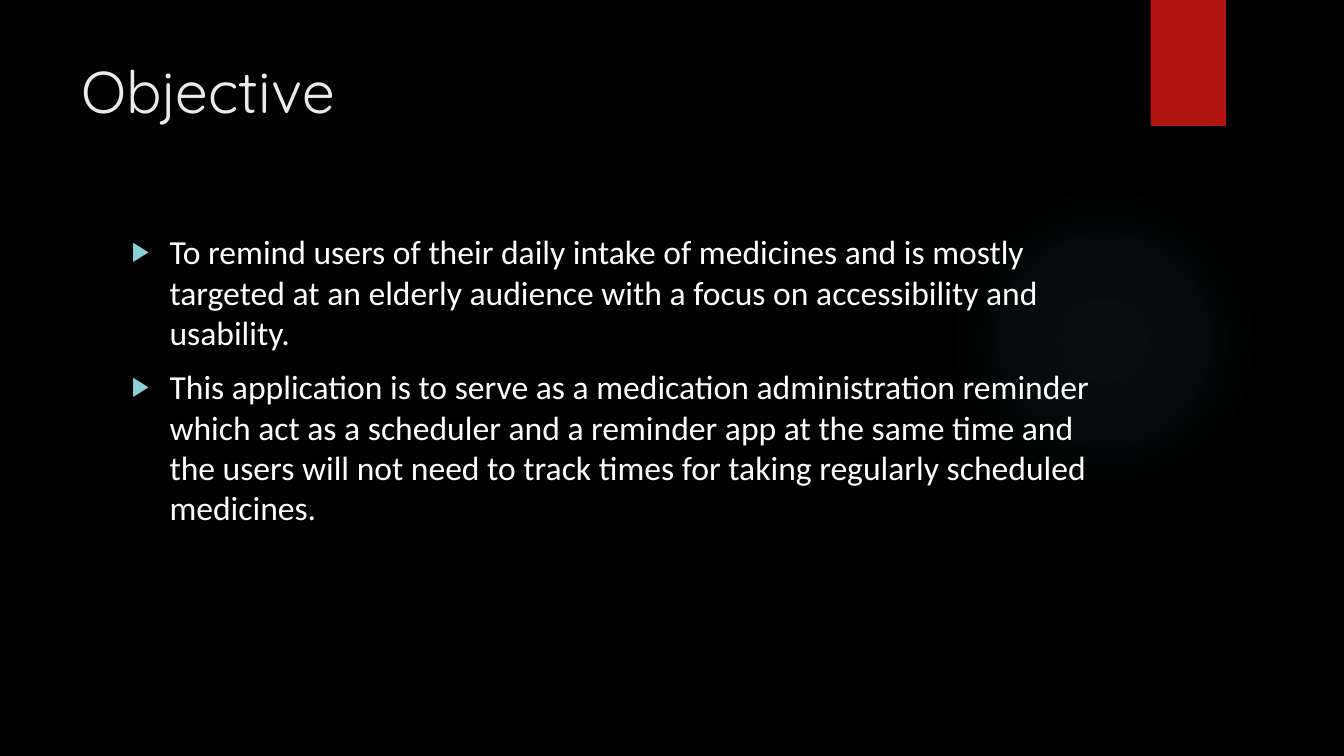
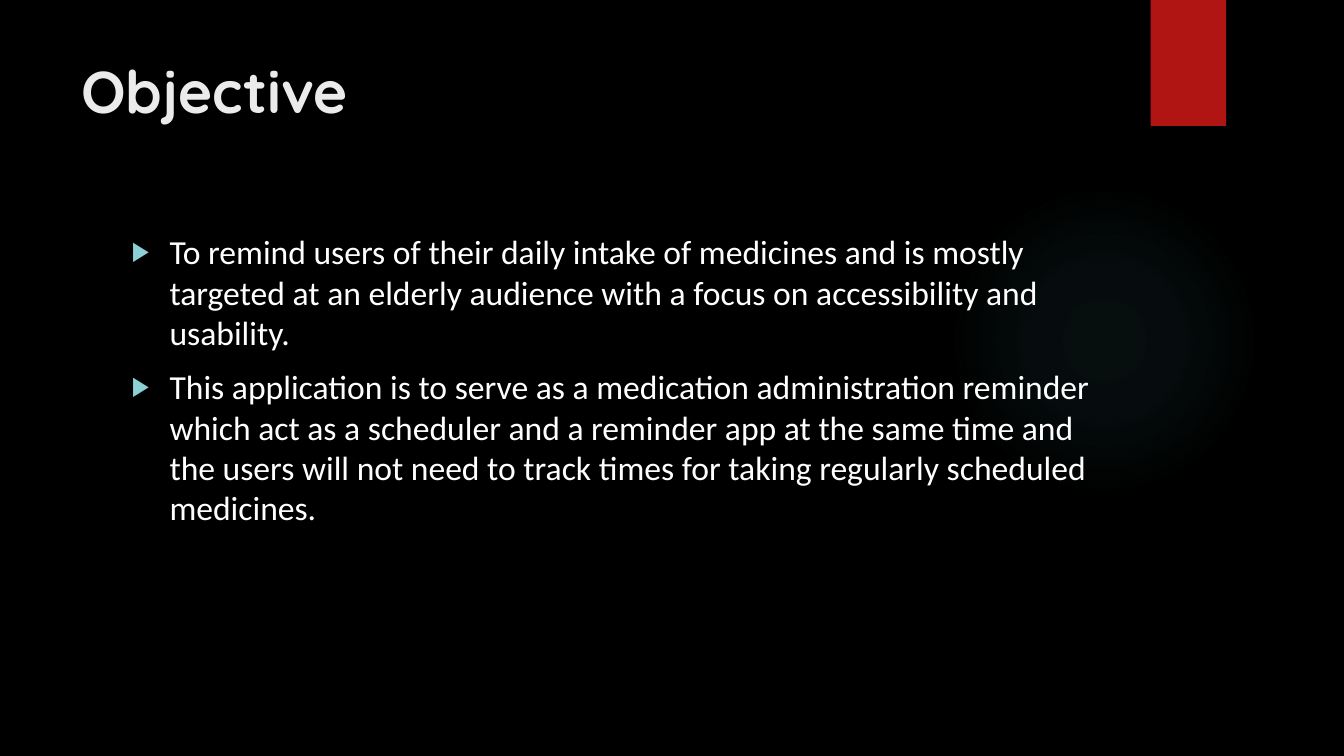
Before and after one commit to Harsha-1-pillai/MAIN_PROJECT, a slide deck: slide 5 of review.pptx. Drawn at 1344x756 pixels with LibreOffice and Linux fonts; fonts in the diff are those of the drawing; background and template pictures are left out. Boxes give left, top, right and bottom in pixels: in the first picture for what was removed or moved away, otherwise in the second. Text is boxed around its words. In the diff, an @@ line names an element or a change of style, - is before the commit and + after.

```diff
--- a/review.pptx
+++ b/review.pptx
@@ title "Objective" at (81, 69, 348, 125): bold on @@
```
Also in this commit, not shown: 8 other slides changed, 8 slides added.
